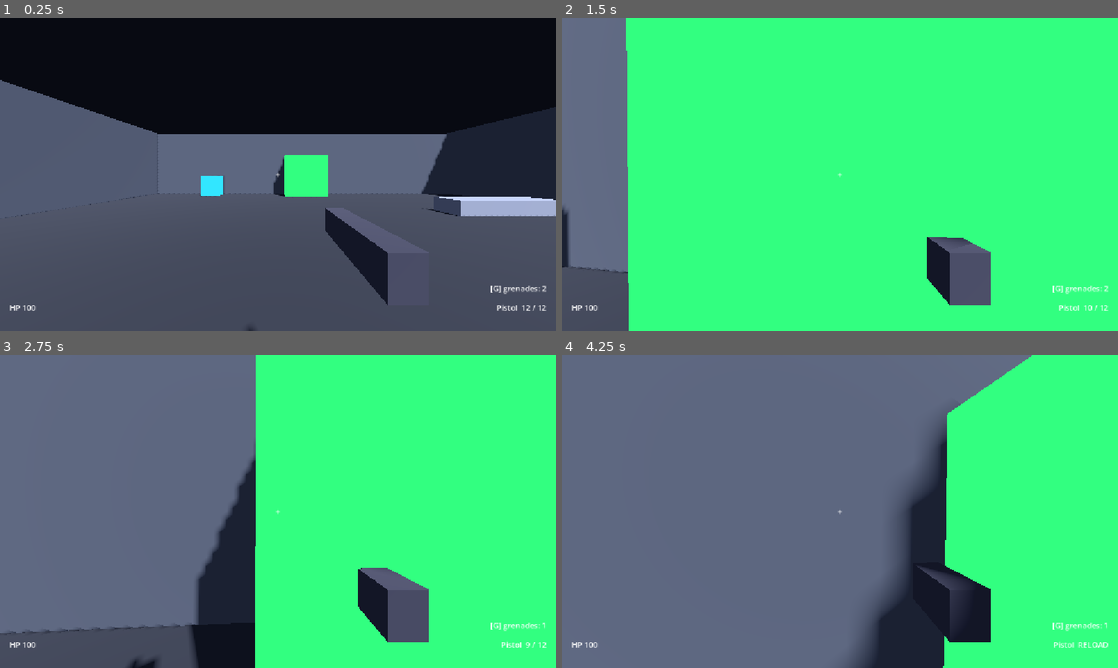
Above: before the commit, frames 1-4 (two rows, left to right).
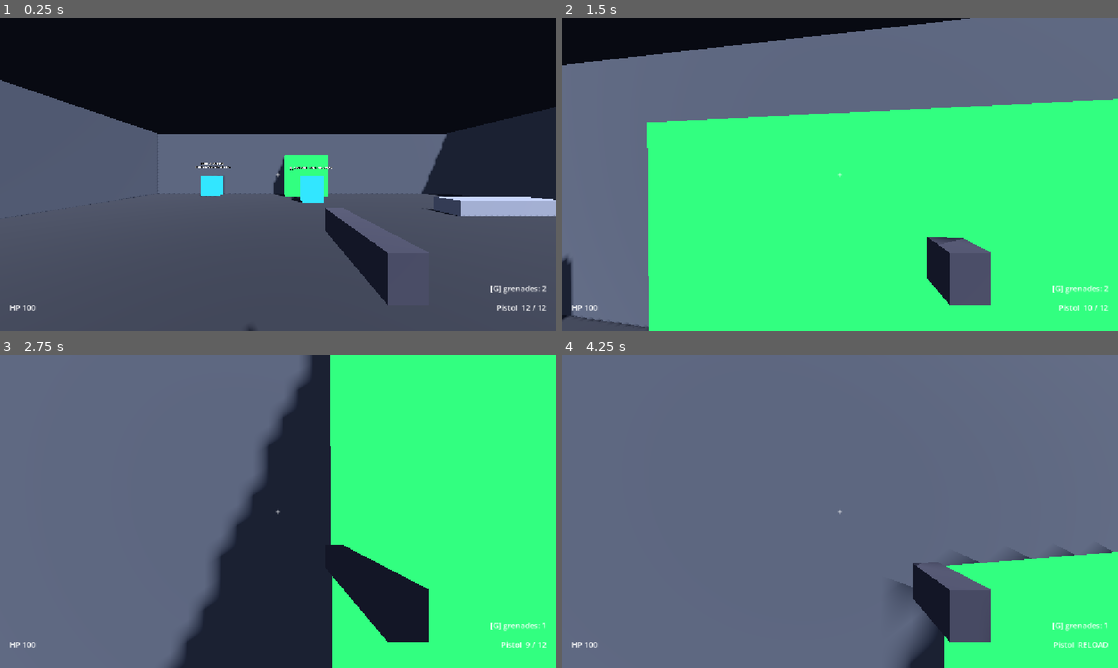
Above: after the commit, the same moments.

Repository: kyaminq-ui/Strata_FPS
Game: Godot game, scene res://game/world/hub_graybox.tscn
Same seed, same stepped clock (60 frames per second), same inputs: the game is played once before the commit and once after it. This scene is started directly instead of the project's main scene.
Inputs (mouse positions are in pixels of both pictures, inside the frame that each line leads up to):
- Up to frame 1 (0.25 s): no input
- Up to frame 2 (1.5 s): tap Enter at 0.5 s; move the mouse to (867, 174) at 0.52 s; hold W (move_forward) from 0.53 s (still down); tap Shift (dash) at 0.6 s; click (867, 174) at 0.67 s; tap Space (jump) at 0.77, 1.07 s; move the mouse to (812, 174) at 1.27 s; click (812, 174) at 1.35 s
- Up to frame 3 (2.75 s): keep holding W (move_forward); tap Space (jump) at 1.52, 1.82 s; move the mouse to (289, 505) at 2.02 s; tap G (grenade) at 2.1 s; click (289, 505) at 2.17 s
- Up to frame 4 (4.25 s): keep holding W (move_forward); move the mouse to (834, 517) at 2.77 s; tap F (interact) at 2.85 s; click (834, 517) at 2.92 s; tap Space (jump) at 3.02, 3.32, 3.77, 4.07 s; move the mouse to (878, 514) at 3.52 s; tap V (melee) at 3.6 s; click (878, 514) at 3.67 s; tap R (reload) at 4.15 s

The runs differ from the first frame. In frame 1, 0.5% of the frame differs, in the area x 35-60%, y 46-60%; in frame 2, 32%, in the area x 0-100%, y 0-100%; in frame 3, 22%; in frame 4, 26%.

Commit message:
Phase 4.5a: mission loop (hub elevator, arena change by host RPC, end screen, return to hub), loop probe
Co-Authored-By: Claude Sonnet 5 <noreply@anthropic.com>

Diff:
--- a/game/autoload/game_session.gd
+++ b/game/autoload/game_session.gd
@@ -9,7 +9,10 @@
 signal objectives_changed
 signal objective_completed(text: String)
 signal mission_completed
+signal arena_requested(index: int)  # le host demande à tous de changer d'arène (main.gd écoute)
+signal return_announced(seconds: float)  # écran de fin : retour au hub dans N secondes
 
+var mission_started_msec := 0
 var checkpoint
 var objectives: Array[Dictionary] = []  # {id, text, done} : décidé par le host puis diffusé
 var mission_done := false
@@ -24,7 +27,34 @@
 	checkpoint = null
 	objectives.clear()
 	mission_done = false
+	mission_started_msec = Time.get_ticks_msec()
 	objectives_changed.emit()
+
+
+func mission_seconds() -> float:
+	return (Time.get_ticks_msec() - mission_started_msec) / 1000.0
+
+
+## Host : tous les joueurs (lui compris) passent à l'arène `index` de main.gd.
+func load_arena(index: int) -> void:
+	if multiplayer.is_server():
+		_load_arena.rpc(index)
+
+
+## Host : affiche « retour au hub dans N s » chez tous.
+func announce_return(seconds: float) -> void:
+	if multiplayer.is_server():
+		_announce_return.rpc(seconds)
+
+
+@rpc("authority", "call_local", "reliable")
+func _load_arena(index: int) -> void:
+	arena_requested.emit(index)
+
+
+@rpc("authority", "call_local", "reliable")
+func _announce_return(seconds: float) -> void:
+	return_announced.emit(seconds)
 
 
 ## Host : définit les objectifs de la mission (à l'entrée de l'arène).
--- a/game/main.gd
+++ b/game/main.gd
@@ -26,6 +26,7 @@
 	%JoinButton.pressed.connect(func() -> void: _start_join(_address.text.strip_edges()))
 	MultiplayerManager.connection_failed.connect(_return_to_menu.bind("Connexion échouée"))
 	MultiplayerManager.server_disconnected.connect(_return_to_menu.bind("Host déconnecté"))
+	GameSession.arena_requested.connect(_on_arena_requested)
 	_apply_command_line()
 
 
@@ -62,8 +63,24 @@
 
 func _enter_arena() -> void:
 	_menu.hide()
+	_load_arena(_arena_picker.selected)
+
+
+## Changement d'arène ordonné par le host (hub <-> secteur). Le host attend la fin de la frame (il envoie
+## d'abord l'ordre, puis ses spawns) ; un client charge tout de suite pour que l'arène existe avant les spawns.
+func _on_arena_requested(index: int) -> void:
+	if multiplayer.is_server():
+		_load_arena.call_deferred(index)
+	else:
+		_load_arena(index)
+
+
+func _load_arena(index: int) -> void:
 	GameSession.reset()
-	_arena = ARENAS[_arena_picker.selected].instantiate()
+	if _arena:
+		remove_child(_arena)  # tout de suite : le nom du nœud doit être libre pour la nouvelle arène
+		_arena.queue_free()
+	_arena = ARENAS[index].instantiate()
 	add_child(_arena)
 
 
--- /dev/null
+++ b/game/missions/arena_exit.gd
@@ -0,0 +1,12 @@
+class_name ArenaExit
+extends Node
+## Sortie d'arène (ascenseur du hub) : quand son terminal est actionné, le host envoie tous les joueurs
+## vers l'arène `arena_index` (liste de main.gd : 2 = hub, 3 = secteur Bas-fonds).
+
+@export var terminal: HackTerminal
+@export var arena_index := 3
+
+
+func _ready() -> void:
+	if multiplayer.is_server():
+		terminal.hacked.connect(func() -> void: GameSession.load_arena(arena_index))
--- /dev/null
+++ b/game/missions/default_elevator.tres
@@ -0,0 +1,9 @@
+[gd_resource type="Resource" script_class="HackConfig" load_steps=2 format=3]
+
+[ext_resource type="Script" path="res://game/missions/hack_config.gd" id="1"]
+
+[resource]
+script = ExtResource("1")
+hack_time = 1.5
+decay_time = 1.0
+range = 3.0
--- a/game/missions/hack_terminal.gd
+++ b/game/missions/hack_terminal.gd
@@ -7,6 +7,9 @@
 signal hacked
 
 @export var config: HackConfig
+@export var prompt_text := "[F] Pirater"
+@export var progress_text := "PIRATAGE"
+@export var done_text := "TERMINAL PIRATÉ"
 
 var progress := 0.0  # 0..1
 var done := false
@@ -26,11 +29,11 @@
 
 func _process(_delta: float) -> void:
 	if done:
-		_label.text = "TERMINAL PIRATÉ"
+		_label.text = done_text
 	elif progress > 0.0:
-		_label.text = "PIRATAGE %d%%" % roundi(progress * 100.0)
+		_label.text = "%s %d%%" % [progress_text, roundi(progress * 100.0)]
 	else:
-		_label.text = "[F] Pirater"
+		_label.text = prompt_text
 
 
 @rpc("any_peer", "call_remote", "reliable")
--- a/game/missions/sector_mission.gd
+++ b/game/missions/sector_mission.gd
@@ -5,6 +5,8 @@
 
 @export var terminal: HackTerminal
 @export var target: Enemy  # la cible majeure (le boss remplacera cet élite en 4.5)
+@export var end_screen_seconds := 12.0  # écran de fin avant le retour au hub
+@export var return_arena := 2  # liste de main.gd : 2 = hub
 
 
 func _ready() -> void:
@@ -16,6 +18,7 @@
 	])
 	terminal.hacked.connect(_on_hacked)
 	target.get_node("Health").died.connect(_on_target_died)
+	GameSession.mission_completed.connect(_on_mission_completed)
 
 
 func _on_hacked() -> void:
@@ -24,4 +27,11 @@
 
 
 func _on_target_died(_by_peer: int) -> void:
-	GameSession.complete_objective("kill")
+	GameSession.complete_objective("kill")  # sans effet si la cible ressuscite (reset) puis meurt encore
+
+
+## Tous les objectifs sont faits : écran de fin chez tous, puis retour au hub.
+func _on_mission_completed() -> void:
+	GameSession.announce_return(end_screen_seconds)
+	await get_tree().create_timer(end_screen_seconds).timeout
+	GameSession.load_arena(return_arena)
--- a/game/multiplayer/player_spawner.gd
+++ b/game/multiplayer/player_spawner.gd
@@ -19,6 +19,8 @@
 	multiplayer.peer_connected.connect(_spawn_player)
 	multiplayer.peer_disconnected.connect(_despawn_player)
 	_spawn_player(multiplayer.get_unique_id())
+	for peer_id in multiplayer.get_peers():  # changement d'arène : les clients déjà connectés reviennent aussi
+		_spawn_player(peer_id)
 
 
 func _spawn_player(peer_id: int) -> void:
--- a/game/ui/player_hud.gd
+++ b/game/ui/player_hud.gd
@@ -9,11 +9,15 @@
 @onready var _grenades: Label = %Grenades
 @onready var _objective: Label = %Objective
 @onready var _banner: Label = %Banner
+@onready var _end_panel: ColorRect = %EndPanel
+@onready var _end_text: Label = %EndText
 
 var _player: Player
 var _weapon_name := ""
 var _tween: Tween
 var _banner_tween: Tween
+var _return_left := -1.0  # écran de fin : secondes avant le retour au hub (< 0 : pas annoncé)
+var _mission_time := ""
 
 
 func bind(player: Player) -> void:
@@ -30,13 +34,24 @@
 	_on_ammo_changed(weapon.ammo, weapon.data.magazine_size)
 	GameSession.objectives_changed.connect(_refresh_objective)
 	GameSession.objective_completed.connect(func(text: String) -> void: _show_banner("OBJECTIF ATTEINT : " + text))
-	GameSession.mission_completed.connect(func() -> void: _show_banner("MISSION ACCOMPLIE"))
+	GameSession.mission_completed.connect(_on_mission_completed)
+	GameSession.return_announced.connect(func(seconds: float) -> void: _return_left = seconds)
 	_refresh_objective()
 
 
-func _process(_delta: float) -> void:
+func _on_mission_completed() -> void:
+	var seconds := int(GameSession.mission_seconds())
+	_mission_time = "%d:%02d" % [seconds / 60, seconds % 60]
+	_end_panel.show()
+
+
+func _process(delta: float) -> void:
 	if _player == null:
 		return
+	if _end_panel.visible:
+		_return_left = maxf(_return_left - delta, 0.0) if _return_left >= 0.0 else _return_left
+		var back := "" if _return_left < 0.0 else "Retour au hub dans %d s" % ceili(_return_left)
+		_end_text.text = "MISSION ACCOMPLIE\n\nTemps : %s\n\n%s" % [_mission_time, back]
 	_health.text = "HP %d" % ceili(_player.health.health)
 	var life := _player.life
 	if life.downed:
--- a/game/ui/player_hud.tscn
+++ b/game/ui/player_hud.tscn
@@ -117,3 +117,26 @@
 offset_bottom = 140.0
 grow_horizontal = 2
 horizontal_alignment = 1
+
+[node name="EndPanel" type="ColorRect" parent="Root"]
+unique_name_in_owner = true
+visible = false
+layout_mode = 1
+anchors_preset = 15
+anchor_right = 1.0
+anchor_bottom = 1.0
+grow_horizontal = 2
+grow_vertical = 2
+mouse_filter = 2
+color = Color(0, 0, 0, 0.75)
+
+[node name="EndText" type="Label" parent="Root/EndPanel"]
+unique_name_in_owner = true
+layout_mode = 1
+anchors_preset = 15
+anchor_right = 1.0
+anchor_bottom = 1.0
+grow_horizontal = 2
+grow_vertical = 2
+horizontal_alignment = 1
+vertical_alignment = 1
--- a/game/world/hub_graybox.tscn
+++ b/game/world/hub_graybox.tscn
@@ -13,6 +13,8 @@
 [ext_resource type="PackedScene" path="res://game/missions/hack_terminal.tscn" id="terminal"]
 [ext_resource type="PackedScene" path="res://game/missions/mission_door.tscn" id="door"]
 [ext_resource type="Script" path="res://game/missions/sector_mission.gd" id="mission"]
+[ext_resource type="Script" path="res://game/missions/arena_exit.gd" id="exit"]
+[ext_resource type="Resource" path="res://game/missions/default_elevator.tres" id="cfg_elevator"]
 
 [sub_resource type="BoxMesh" id="m0"]
 size = Vector3(26, 1, 18)
@@ -181,6 +183,26 @@
 [node name="Spawn2" type="Marker3D" parent="SpawnPoints" groups=["spawn_points"]]
 transform = Transform3D(1, 0, 0, 0, 1, 0, 0, 0, 1, 2, 0.1, 5)
 
+[node name="ContractLabel" type="Label3D" parent="."]
+transform = Transform3D(1, 0, 0, 0, 1, 0, 0, 0, 1, -7, 2.3, -7)
+billboard = 1
+pixel_size = 0.005
+text = "CONTRAT : BAS-FONDS\nPirater le terminal, éliminer la cible"
+font_size = 32
+outline_size = 8
+
+[node name="ElevatorButton" parent="." instance=ExtResource("terminal")]
+transform = Transform3D(1, 0, 0, 0, 1, 0, 0, 0, 1, 0, 0, -4.5)
+config = ExtResource("cfg_elevator")
+prompt_text = "[F] Ascenseur : secteur Bas-fonds"
+progress_text = "DÉPART"
+done_text = "EN ROUTE"
+
+[node name="ElevatorExit" type="Node" parent="." node_paths=PackedStringArray("terminal")]
+script = ExtResource("exit")
+terminal = NodePath("../ElevatorButton")
+arena_index = 3
+
 
 [node name="NavRegion" type="NavigationRegion3D" parent="."]
 navigation_mesh = SubResource("navmesh")
--- a/game/world/sector_bas_fonds.tscn
+++ b/game/world/sector_bas_fonds.tscn
@@ -13,6 +13,8 @@
 [ext_resource type="PackedScene" path="res://game/missions/hack_terminal.tscn" id="terminal"]
 [ext_resource type="PackedScene" path="res://game/missions/mission_door.tscn" id="door"]
 [ext_resource type="Script" path="res://game/missions/sector_mission.gd" id="mission"]
+[ext_resource type="Script" path="res://game/missions/arena_exit.gd" id="exit"]
+[ext_resource type="Resource" path="res://game/missions/default_elevator.tres" id="cfg_elevator"]
 
 [sub_resource type="BoxMesh" id="m0"]
 size = Vector3(38, 1, 90)
--- /dev/null
+++ b/tests/net_probe_loop.gd
@@ -0,0 +1,38 @@
+extends SceneTree
+## Sonde réseau (headless) : le client journalise chaque seconde l'arène courante, le nombre de joueurs qu'il voit,
+## sa position et l'objectif courant. Sert à vérifier les changements d'arène ordonnés par le host (hub <-> secteur).
+## Usage : godot --headless --path . -s tests/net_probe_loop.gd -- --arena=hub --join=127.0.0.1
+## Pas de référence aux classes du jeu (voir NEXTSTEPS : compilation avant les autoloads).
+
+const LIFETIME := 60.0
+
+var _elapsed := 0.0
+var _next_log := 0.0
+var _main: Node
+
+
+func _initialize() -> void:
+	_main = load("res://game/main.tscn").instantiate()
+	root.add_child(_main)
+
+
+func _process(delta: float) -> bool:
+	_elapsed += delta
+	if _elapsed >= _next_log:
+		_next_log += 1.0
+		var arena = _main._arena
+		var mine := "-"
+		var count := 0
+		if arena != null:
+			var players = arena.get_node_or_null("Players")
+			if players != null:
+				count = players.get_child_count()
+				var me = players.get_node_or_null(str(root.multiplayer.get_unique_id()))
+				if me != null:
+					mine = "(%.1f,%.1f,%.1f)" % [me.global_position.x, me.global_position.y, me.global_position.z]
+		print("[loop probe] t=%.0f arena=%s players=%d me=%s objective='%s' done=%s" % [
+			_elapsed, arena.name if arena != null else "none", count, mine,
+			root.get_node("GameSession").current_objective_text(), root.get_node("GameSession").mission_done])
+	if _elapsed > LIFETIME:
+		quit()
+	return false
Not shown, added: game/missions/arena_exit.gd.uid
Not shown, added: tests/net_probe_loop.gd.uid
Not shown, changed: docs/DECISIONS.md
Not shown, changed: docs/NETWORK.md
Not shown, changed: docs/NEXTSTEPS.md
Not shown, changed: docs/TASKS.md
Not shown, changed: tools/build_bas_fonds.py
